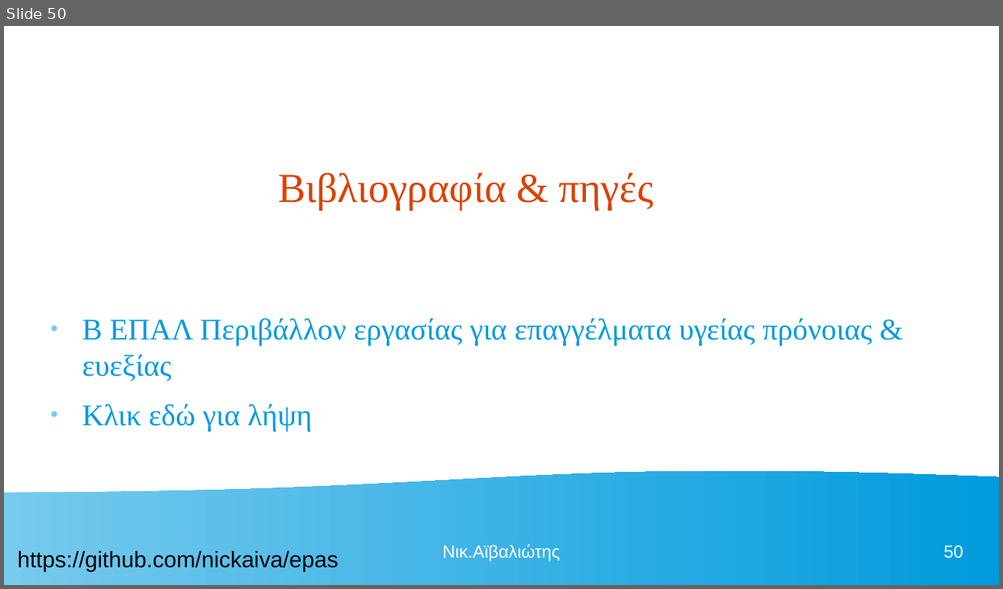
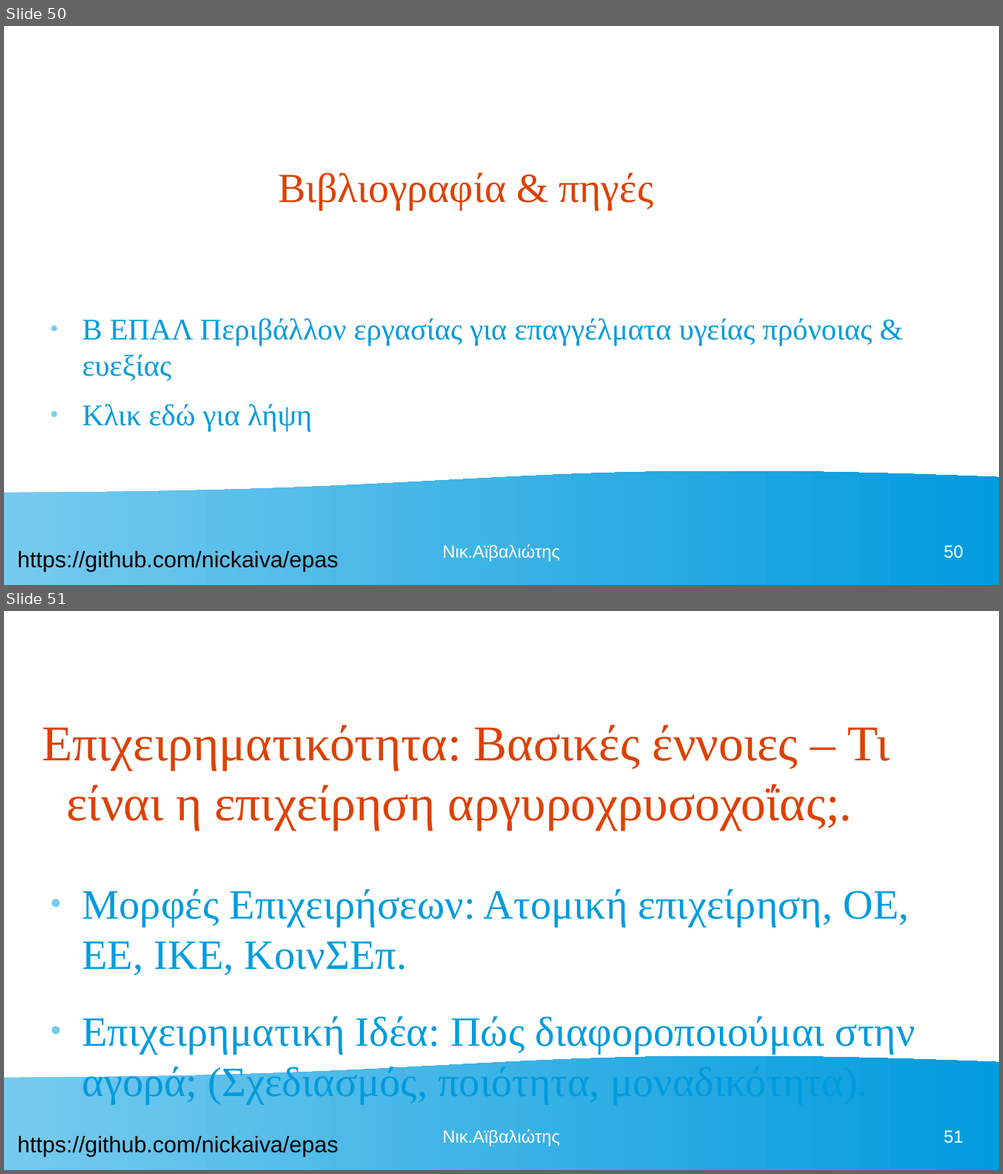
Before and after one commit to nickaiva/epas, a slide deck: ΠΕΡΙΒΑΛΛΟΝ ΕΡΓΑΣΙΑΣ.odp. Shown one above the other, each under a label of ours: slide 50 before the commit, slides 50 and 51 after it. The pictures are 1003x589 and 1003x1174 pixels, drawn with LibreOffice and Linux fonts; fonts in the diff are those of the drawing. Boxes give left, top, right and bottom in pixels: in the first picture for what was removed or moved away, otherwise in the second. Text is boxed around its words. In the diff, an @@ line names an element or a change of style, - is before the commit and + after.

```diff
--- a/ΠΕΡΙΒΑΛΛΟΝ ΕΡΓΑΣΙΑΣ.odp
+++ b/ΠΕΡΙΒΑΛΛΟΝ ΕΡΓΑΣΙΑΣ.odp
@@ slide 51 added at (4,611,999,1170), background #FFFFFF; not listed: 2 template elements that a slide beside it also shows @@
@@ title added at (42,725,889,830), 40 pt, text #DD4100 @@
+Επιχειρηματικότητα: Βασικές έννοιες – Τι είναι η επιχείρηση αργυροχρυσοχοΐας;.
@@ text added at (82,889,915,1104), 33.3 pt, text #009BDD @@
+● Μορφές Επιχειρήσεων: Ατομική επιχείρηση, ΟΕ, ΕΕ, ΙΚΕ, ΚοινΣΕπ.
+● Επιχειρηματική Ιδέα: Πώς διαφοροποιούμαι στην αγορά; (Σχεδιασμός, ποιότητα, μοναδικότητα).
@@ text added at (442,1130,560,1147), 14 pt, text #FFFFFF @@
+Νικ.Αϊβαλιώτης
@@ page number added at (943,1130,962,1144), 14 pt, text #FFFFFF @@
+51
```
Also in this commit, not shown: 6 other slides added, 2 other files.
